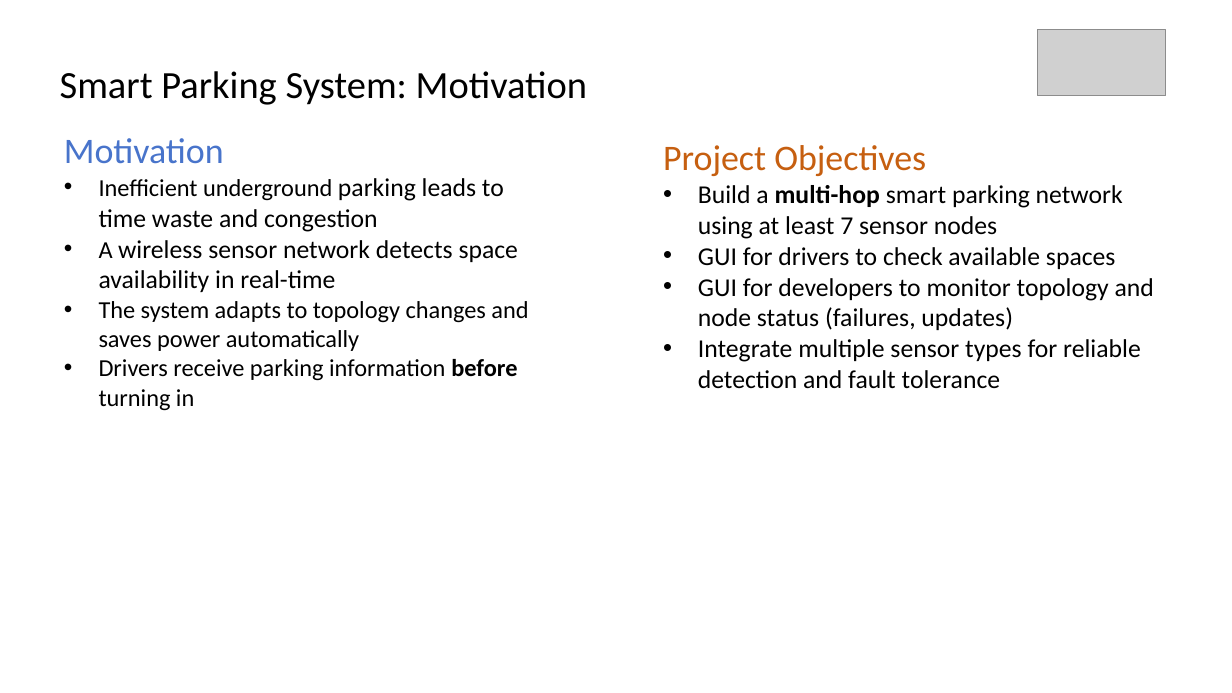
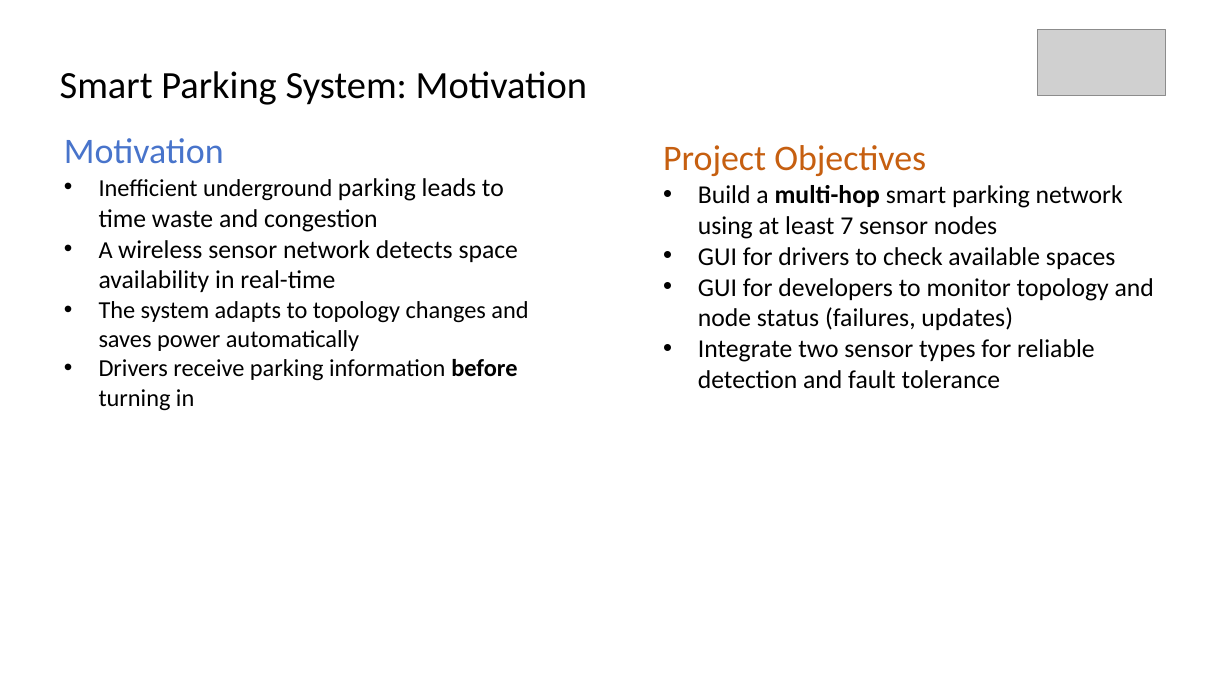
Before and after one commit to Codaxx/WSN_Lab_2025, a slide deck: slide 2 of wsnlab-ss25-final-group2.pptx. Drawn at 1232x693 pixels with LibreOffice and Linux fonts; fonts in the diff are those of the drawing; grey boxes stand for pictures; background and template pictures are left out. Boxes give left, top, right and bottom in pixels: in the first picture for what was removed or moved away, otherwise in the second. Text is boxed around its words. In the diff, an @@ line names an element or a change of style, - is before the commit and + after.

Commit message:
Update final presentation ppt

```diff
--- a/wsnlab-ss25-final-group2.pptx
+++ b/wsnlab-ss25-final-group2.pptx
@@ text at [698,339,1095,389]: text changed @@
-• Integrate multiple sensor types for reliable detection and fault tolerance
+• Integrate two sensor types for reliable detection and fault tolerance
```
Also in this commit, not shown: 2 other slides changed, 8 slides added, 2 slides removed.
